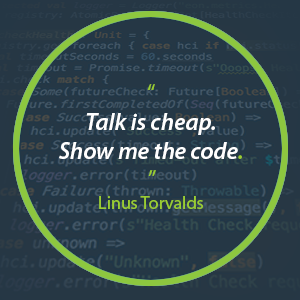
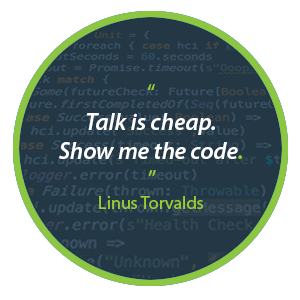
Revision of a layered 300 x 300 image; what changed, layer by layer:
"Layer 8": opacity 20% → 17%, painted on it over [0, 0, 300, 300]
hid "Background" over [0, 0, 300, 300]
